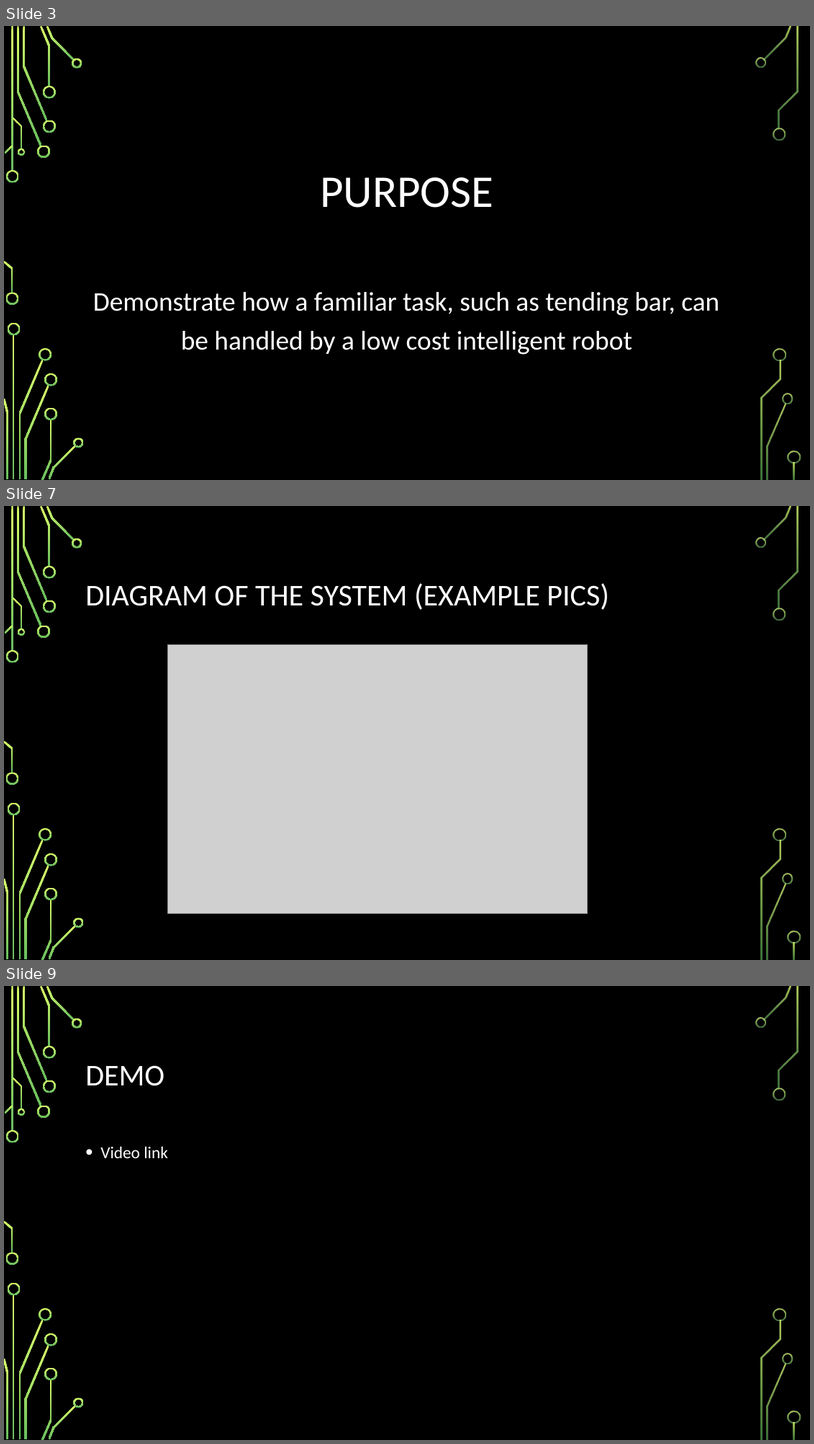
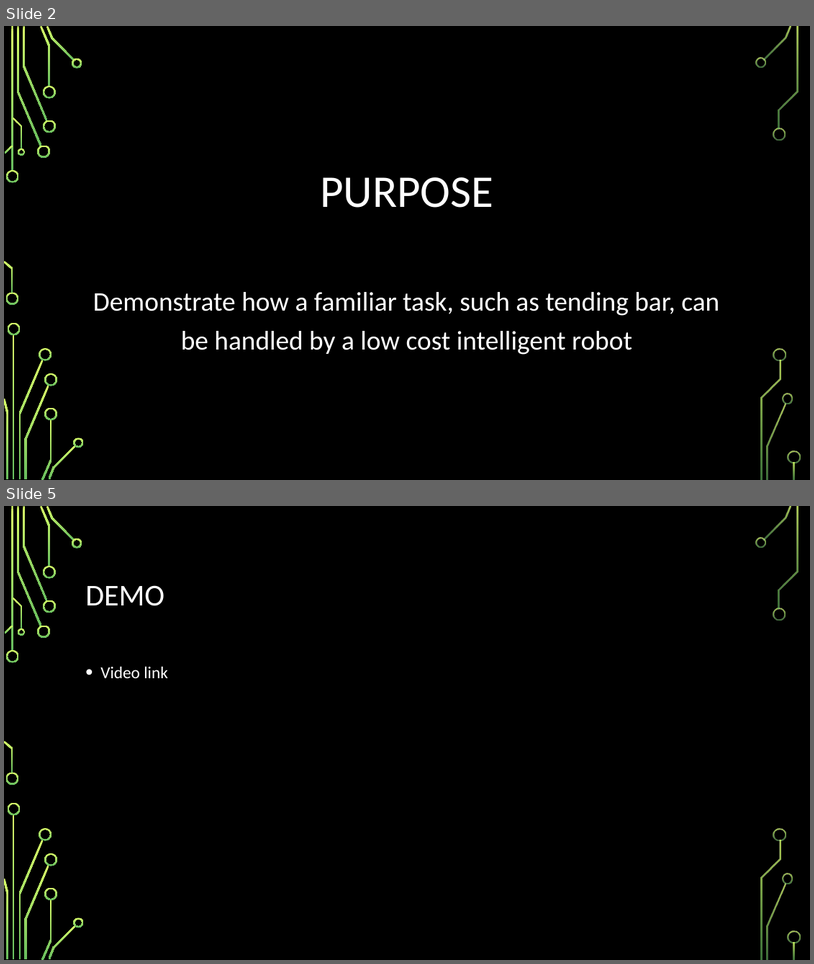
Before and after one commit to bwwagner/SP17-barbot, a slide deck: Presentation/conference-presentation.pptx. Shown one above the other, each under a label of ours: slides 3, 7 and 9 before the commit, slides 2 and 5 after it; the slides between them are not shown. The pictures are 814x1444 and 814x964 pixels, drawn with LibreOffice and Linux fonts; fonts in the diff are those of the drawing; grey boxes stand for pictures; background and template pictures are left out. Boxes give left, top, right and bottom in pixels: in the first picture for what was removed or moved away, otherwise in the second. Text is boxed around its words. In the diff, an @@ line names an element or a change of style, - is before the commit and + after.

```diff
--- a/Presentation/conference-presentation.pptx
+++ b/Presentation/conference-presentation.pptx
@@ slide 7 removed at (x1=4, y1=506, x2=810, y2=960), background picture (left out); not listed: 36 template elements that a slide beside it also shows @@
@@ title removed at (x1=85, y1=583, x2=610, y2=610) @@
-DIAGRAM OF THE SYSTEM (EXAMPLE PICS)
@@ picture removed at (x1=167, y1=644, x2=588, y2=913) @@
@@ what was slide 3 is now slide 2 @@
@@ what was slide 9 is now slide 5 @@
```
Also in this commit, not shown: 3 slides changed, 3 slides added, 3 other slides removed.
